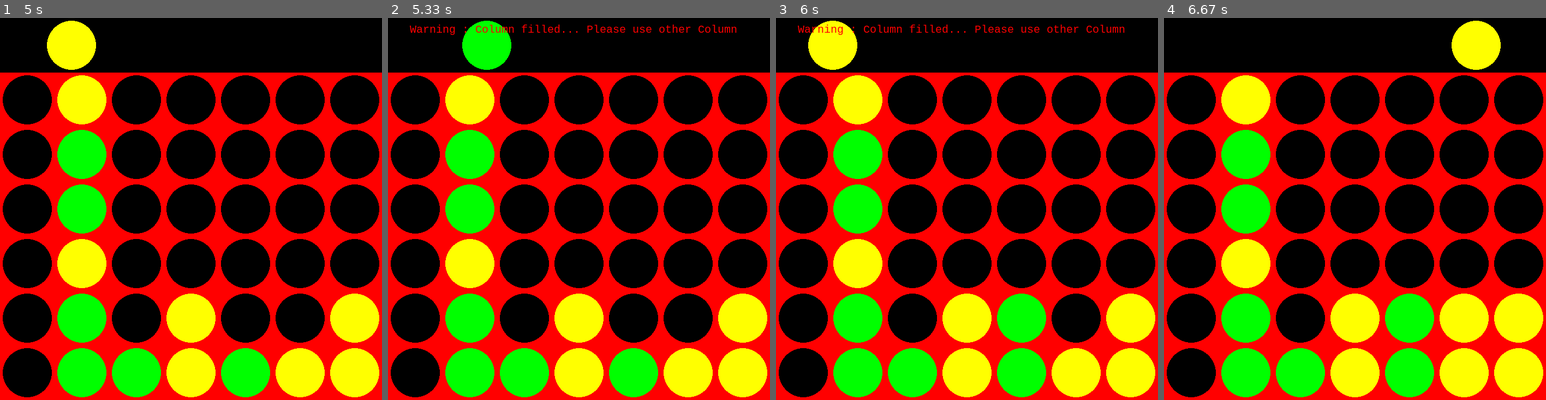
Above: before the commit, frames 1-4 (left to right).
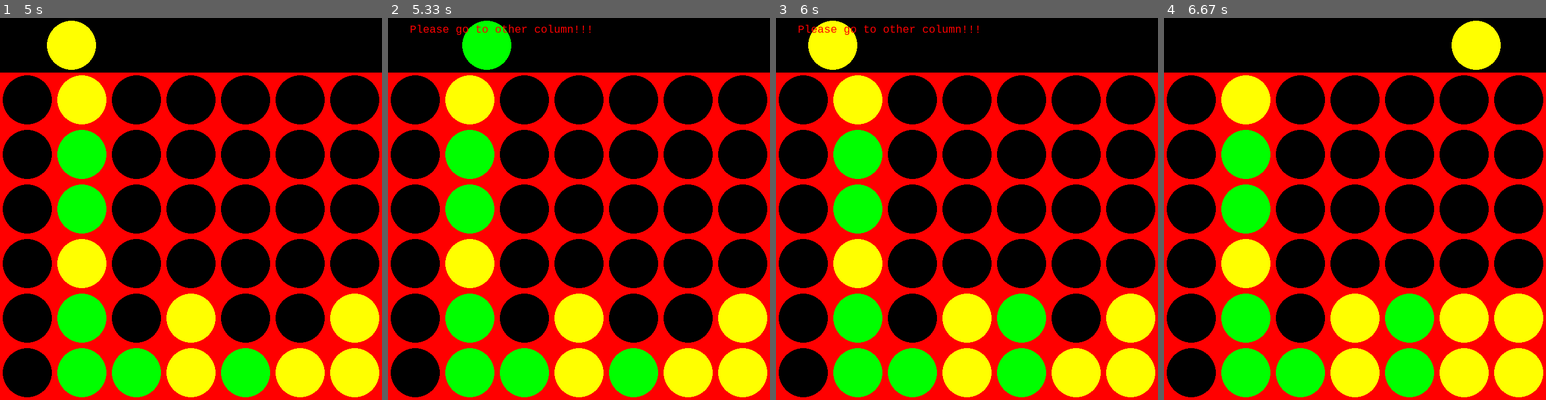
Above: after the commit, the same moments.

Repository: mohitsshetty986/Personal-Projects
Game: pygame game, started from Connect4 PyGame/Connect4.py
The game is run twice, just before and just after one commit, with the same random seed, the same clock (stepped at 60 frames per second) and the same inputs.
Inputs (mouse positions are in pixels of both pictures, inside the frame that each line leads up to):
- Up to frame 1 (5 s): click (191, 209) at 0.38 s; click (229, 293) at 0.75 s; click (332, 342) at 1.1 s; click (99, 132) at 1.45 s; click (191, 254) at 1.82 s; click (137, 128) at 2.18 s; click (324, 308) at 2.55 s; click (64, 247) at 2.92 s; click (80, 136) at 3.28 s; click (99, 277) at 3.65 s; move the mouse to (328, 296) at 3.9 s; click (328, 296) at 4.02 s; move the mouse to (76, 350) at 4.27 s; click (76, 350) at 4.38 s; move the mouse to (72, 231) at 4.63 s; click (72, 231) at 4.75 s
- Up to frame 2 (5.33 s): click (487, 109) at 5.12 s
- Up to frame 3 (6 s): click (1035, 335) at 5.48 s; click (833, 342) at 5.85 s
- Up to frame 4 (6.67 s): click (1259, 273) at 6.22 s; click (1477, 121) at 6.58 s

Frame 1 is identical in both runs. In frame 2, 0.7% of the frame differs, in the area x 5-92%, y 1-5%; in frame 3, 0.7%; in frame 4, nothing differs.

Commit message:
Connect 4 game checked discrepancies in case if the column is filled - try other column and if the entire board is full - Draw

Diff:
--- a/Connect4 PyGame/Connect4.py
+++ b/Connect4 PyGame/Connect4.py
@@ -122,13 +122,22 @@
 						label=winningfont.render("Player 1 Wins !!! YEYYYYY!!!",1,(RED))
 						screen.blit(label,(40,10)) #label prints in the specified position
 						game_over=True
-
 				else:
-					label=winningfont.render("Warning : Column filled... Please use other Column",1,(RED))
-					screen.blit(label,(40,10))
-					turn=turn-1
-
-			# Ask Player 2 Input
+					count=0
+					for m in range(column_count):
+						if board[5][m]!=0:
+							count+=1
+
+					if count==m+1: #Checks if the board is completely filled or not
+						label=winningfont.render("Match Drawn!!!",1,(RED))
+						screen.blit(label,(40,10)) #label prints in the specified position
+						game_over=True
+					else:
+						turn -= 1
+						label=winningfont.render("Please go to other column!!!",1,(RED))
+						screen.blit(label,(40,10)) #label prints in the specified position
+
+			# Ask Player 2 input
 			else:
 				position_x=event.pos[0]   #between 0 and 700
 				selectColumn= math.floor(position_x/positionsize)
@@ -140,11 +149,20 @@
 						label=winningfont.render("Player 2 Wins !!! YEYYYYY!!!",1,(RED))
 						screen.blit(label,(40,10)) #label prints in the specified position
 						game_over=True
-
 				else:
-					label=winningfont.render("Warning : Column filled... Please use other Column",1,(RED))
-					screen.blit(label,(40,10))
-					turn=turn-1
+					count=0
+					for m in range(column_count):
+						if board[5][m]!=0:
+							count+=1
+
+					if count==m+1: #Checks if the board is completely filled or not
+						label=winningfont.render("Match Drawn!!!",1,(RED))
+						screen.blit(label,(40,10)) #label prints in the specified position
+						game_over=True
+					else:
+						turn -= 1
+						label=winningfont.render("Please go to other column!!!",1,(RED))
+						screen.blit(label,(40,10)) #label prints in the specified position
 
 			print_board(board)
 			draw_board(board)
